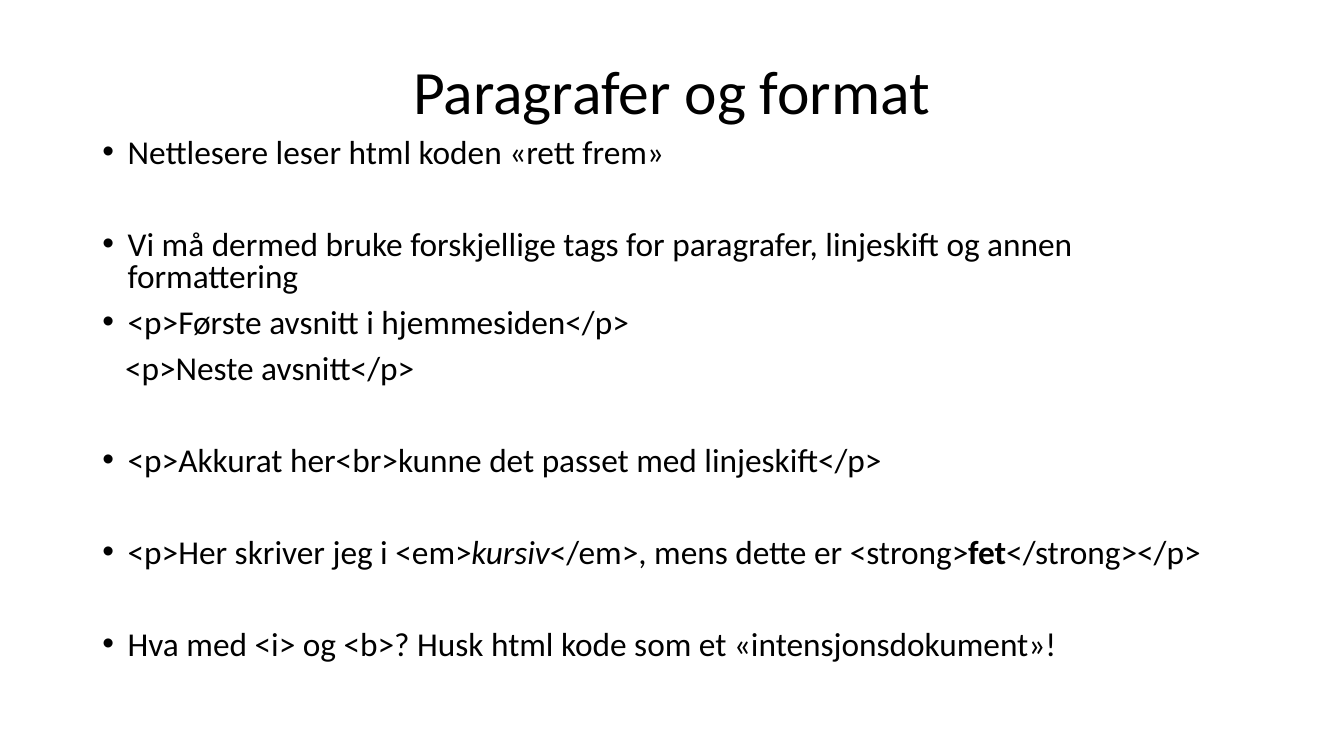
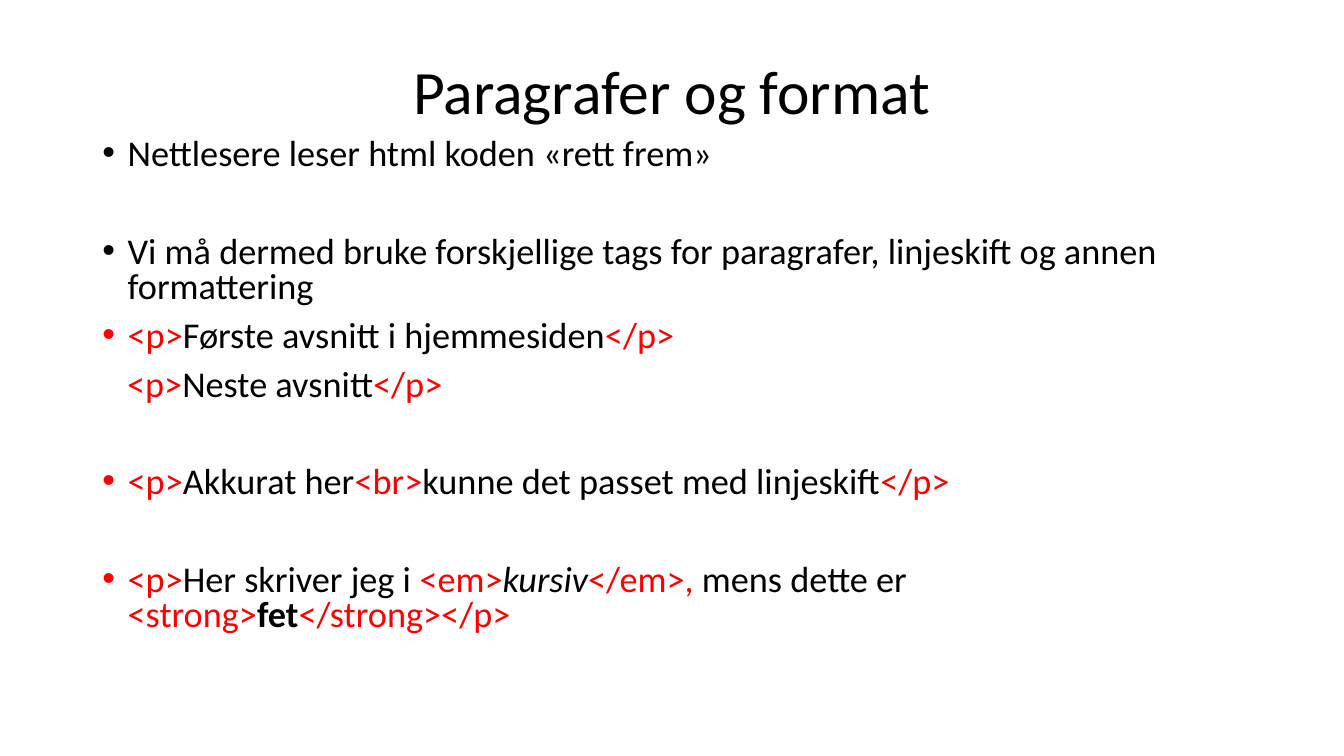
Before and after one commit to ravimanikarnika/ravimanikarnika.github.io, a slide deck: slide 2 of Uke 35/Htmlintro.pptx (slide 4 before the commit). Drawn at 1344x756 pixels with LibreOffice and Linux fonts; fonts in the diff are those of the drawing. Boxes give left, top, right and bottom in pixels: in the first picture for what was removed or moved away, otherwise in the second. Text is boxed around its words. In the diff, an @@ line names an element or a change of style, - is before the commit and + after.

Commit message:
html kurs

```diff
--- a/Uke 35/Htmlintro.pptx
+++ b/Uke 35/Htmlintro.pptx
@@ text "Nettlesere leser html koden «rett ..." at [127, 140, 1157, 634]: size 23.8 to 25.9 pt; text colour #000000 to #FF0000 in "<p>Første hjemmesiden</p>", "<p>Neste avsnitt</p>", "<p>Akkurat her<br>kunne linjeskift</p>", "<p>Her <em>kursiv</em>, <strong>fet</strong></p>" @@
@@ text at [128, 633, 1056, 662]: paragraph removed @@
-• Hva med <i> og <b>? Husk html kode som et «intensjonsdokument»!
```
Also in this commit, not shown: 3 other slides changed.
